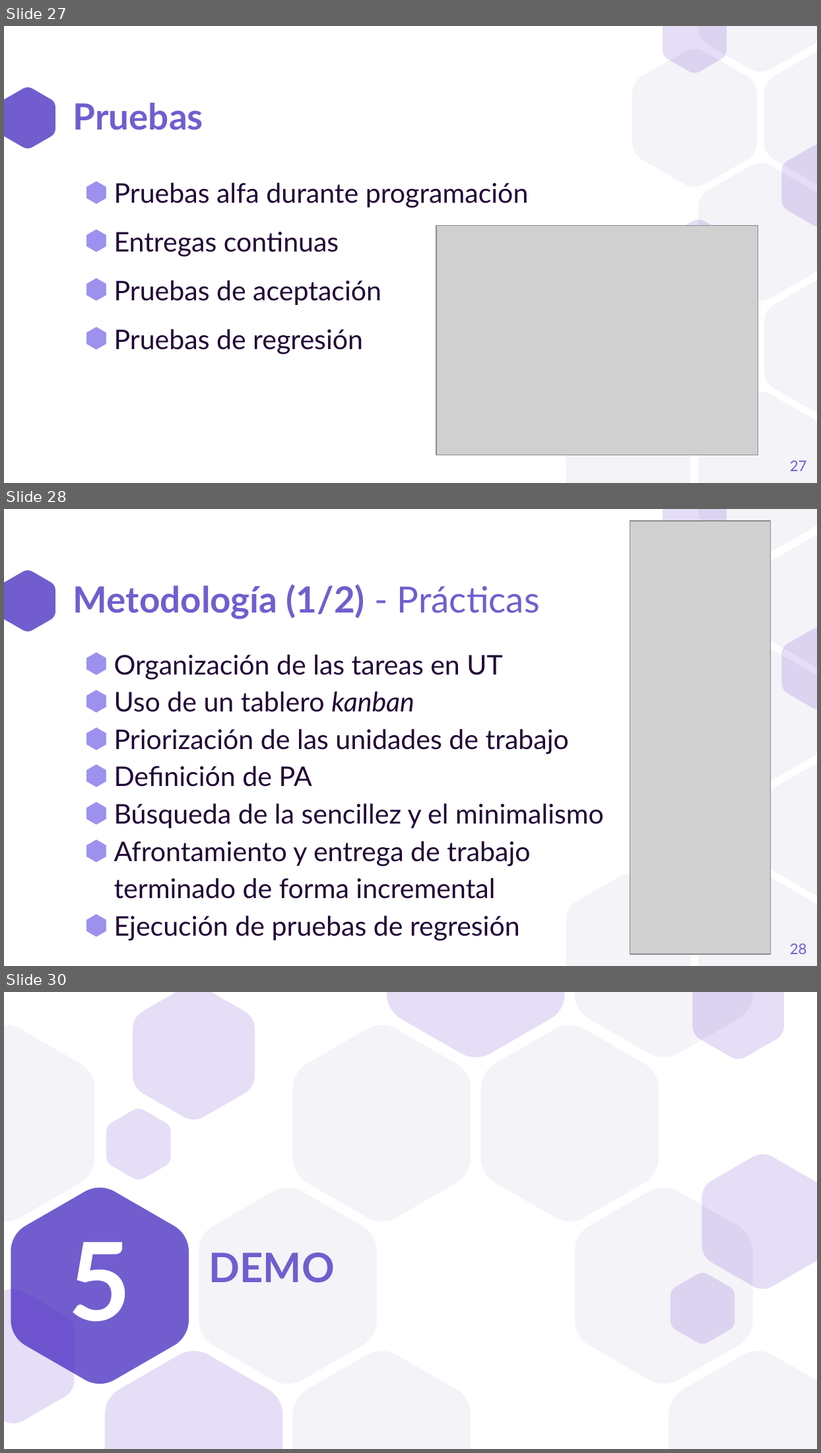
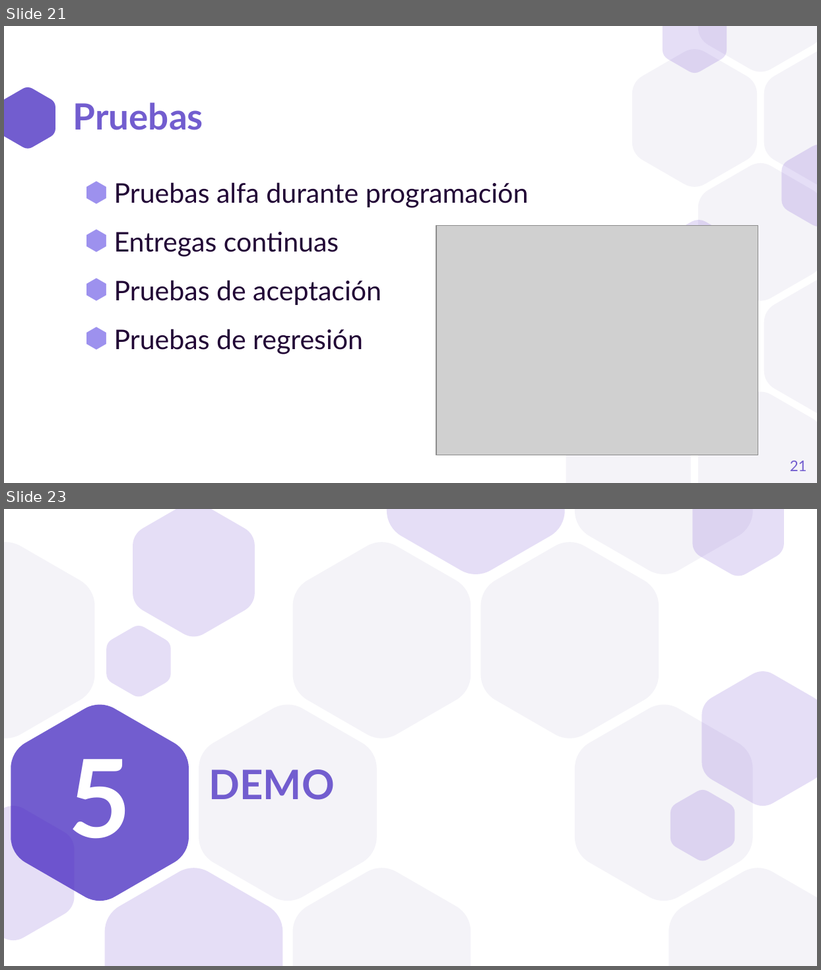
Before and after one commit to a1ex9788/TFG, a slide deck: TFG_AlejandroCarrion.pptx. Shown one above the other, each under a label of ours: slides 27, 28 and 30 before the commit, slides 21 and 23 after it; the slides between them are not shown. The pictures are 821x1453 and 821x970 pixels, drawn with LibreOffice and Linux fonts; fonts in the diff are those of the drawing; grey boxes stand for pictures. Boxes give left, top, right and bottom in pixels: in the first picture for what was removed or moved away, otherwise in the second. Text is boxed around its words. In the diff, an @@ line names an element or a change of style, - is before the commit and + after.

```diff
--- a/TFG_AlejandroCarrion.pptx
+++ b/TFG_AlejandroCarrion.pptx
@@ slide 28 removed at bbox=[4, 509, 817, 966], background #FFFFFF; not listed: 9 template elements that a slide beside it also shows @@
@@ picture removed at bbox=[630, 521, 771, 955] @@
@@ title removed at bbox=[73, 584, 540, 619] @@
-Metodología (1/2) - Prácticas
@@ text removed at bbox=[114, 654, 604, 941] @@
-⬢ Organización de las tareas en UT
-⬢ Uso de un tablero kanban
-⬢ Priorización de las unidades de trabajo
-⬢ Definición de PA
-⬢ Búsqueda de la sencillez y el minimalismo
-⬢ Afrontamiento y entrega de trabajo terminado de forma incremental
-⬢ Ejecución de pruebas de regresión
@@ page number removed at bbox=[790, 944, 807, 955] @@
-28
@@ what was slide 27 is now slide 21 @@
@@ page number at bbox=[790, 461, 807, 472]: text changed @@
-27
+21
@@ what was slide 30 is now slide 23 @@
```
Also in this commit, not shown: 11 slides changed, 6 other slides removed.
